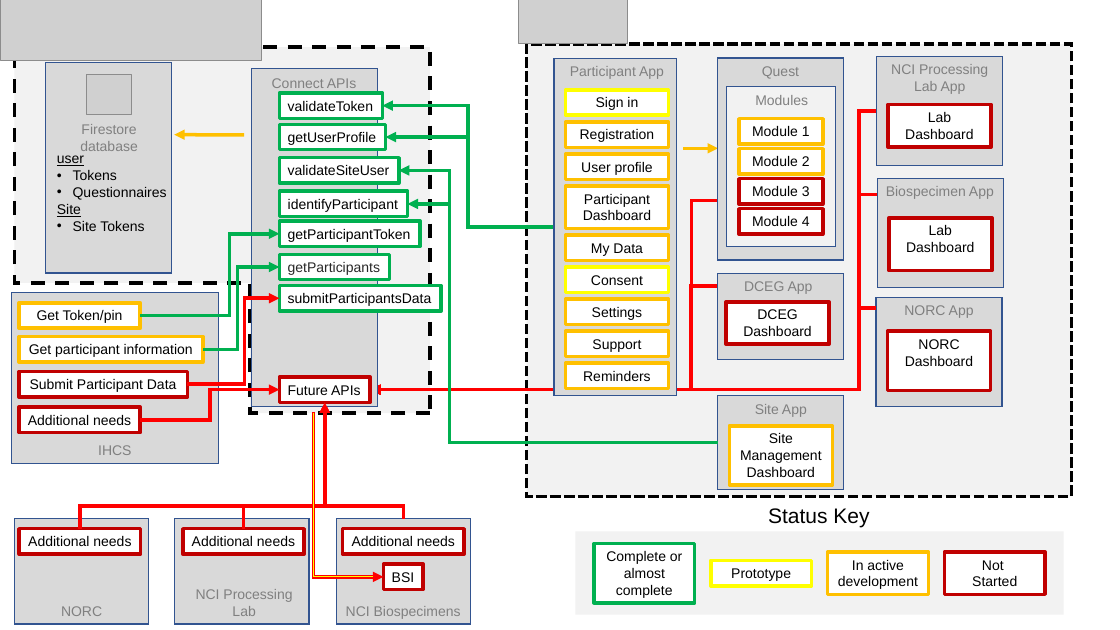
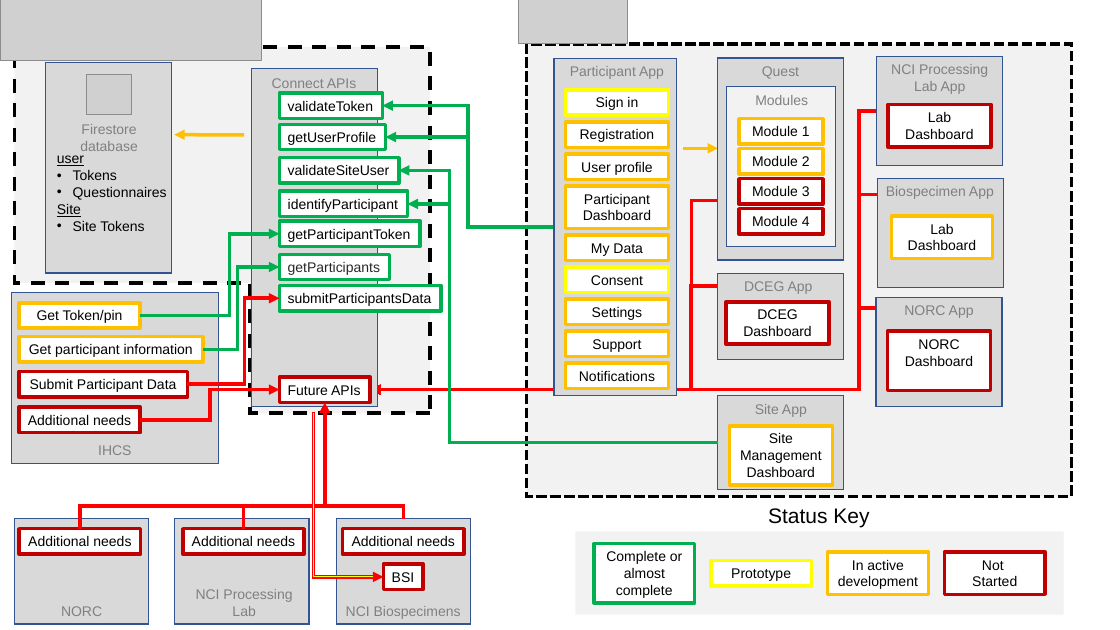
Before and after one commit to episphere/doc, a slide deck: slide 1 of ArchitectureOverviewStatus.pptx. Drawn at 1120x630 pixels with LibreOffice and Linux fonts; fonts in the diff are those of the drawing; grey boxes stand for pictures. Boxes give left, top, right and bottom in pixels: in the first picture for what was removed or moved away, otherwise in the second. Text is boxed around its words. In the diff, an @@ line names an element or a change of style, - is before the commit and + after.

```diff
--- a/ArchitectureOverviewStatus.pptx
+++ b/ArchitectureOverviewStatus.pptx
@@ rectangle "Lab Dashboard": place and size @@
-rectangle "Lab Dashboard" at [889,218,992,271]
+rectangle "Lab Dashboard" at [891,216,992,258]
@@ rectangle "Lab Dashboard" at [891,216,992,258]: outline #C00000 3 pt to #FFC000 3 pt @@
@@ text in rectangle at [579,371,655,381]: text changed @@
-Reminders
+Notifications
```
Also in this commit, not shown: 1 other file.
